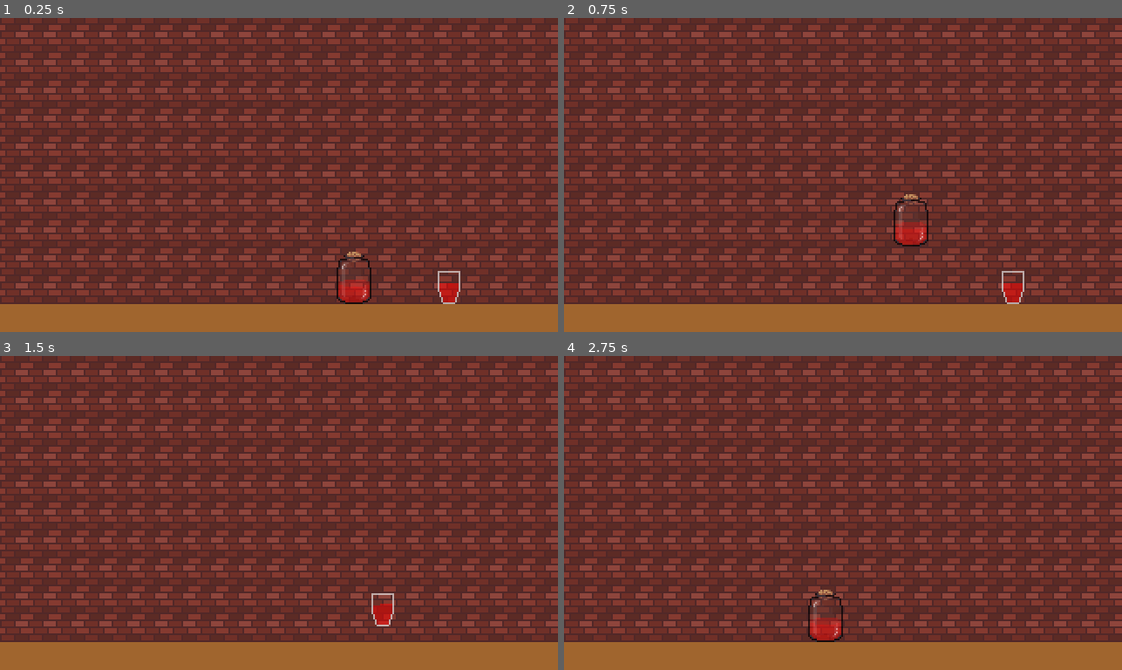
Above: before the commit, frames 1-4 (two rows, left to right).
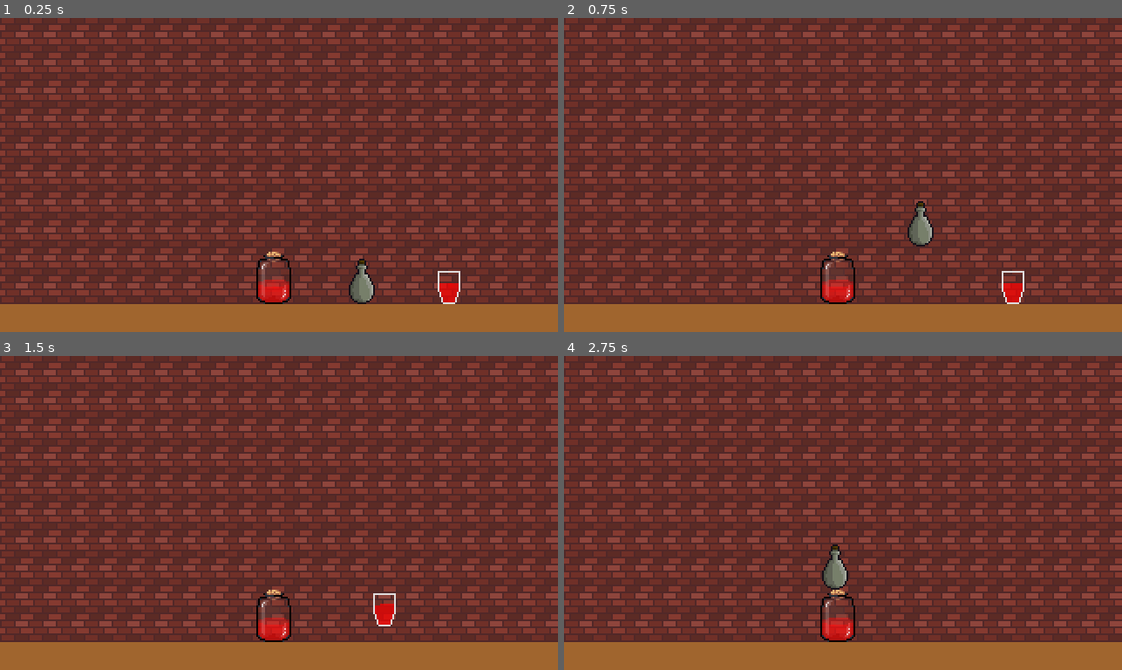
Above: after the commit, the same moments.

Repository: Dowsley/the-witching-hour
Game: Godot game, scene res://src/game.tscn
Two runs of this game, one before a commit and one after it. Both use one fixed random seed, a clock stepped at 60 frames per second and the inputs below.
Inputs (mouse positions are in pixels of both pictures, inside the frame that each line leads up to):
- Up to frame 1 (0.25 s): no input
- Up to frame 2 (0.75 s): tap Enter at 0.5 s; drag from (915, 278) to (898, 105) at 0.52 s
- Up to frame 3 (1.5 s): drag from (451, 626) to (251, 575) at 1.27 s
- Up to frame 4 (2.75 s): move the mouse to (898, 443) at 2.02 s; click (898, 443) at 2.17 s

The runs differ from the first frame. In frame 1, 1.7% of the frame differs, in the area x 45-83%, y 74-92%; in frame 2, 1.7%, in the area x 45-83%, y 56-92%; in frame 3, 0.9%; in frame 4, 1.3%.

Commit message:
Add falling liquid

Diff:
--- a/assets/resources/liquid.tres
+++ b/assets/resources/liquid.tres
@@ -444,6 +444,7 @@
 
 }
 "
+graph_offset = Vector2( -3505.45, -1236.29 )
 mode = 1
 flags/light_only = false
 nodes/fragment/0/position = Vector2( 2680, 200 )
--- a/project.godot
+++ b/project.godot
@@ -12,7 +12,17 @@
 "base": "RigidBody2D",
 "class": "Draggable",
 "language": "GDScript",
-"path": "res://src/types/draggable.gd"
+"path": "res://src/vial/draggable.gd"
+}, {
+"base": "Line2D",
+"class": "LiquidLine",
+"language": "GDScript",
+"path": "res://src/vial/liquid_line.gd"
+}, {
+"base": "Draggable",
+"class": "Vial",
+"language": "GDScript",
+"path": "res://src/vial/vial.gd"
 }, {
 "base": "VisualShaderNodeCustom",
 "class": "VisualShaderNodeCellularNoise2D",
@@ -611,6 +621,8 @@
 } ]
 _global_script_class_icons={
 "Draggable": "",
+"LiquidLine": "",
+"Vial": "",
 "VisualShaderNodeCellularNoise2D": "",
 "VisualShaderNodeCellularNoise2D_2X2": "",
 "VisualShaderNodeCellularNoise3D": "",
@@ -743,6 +755,7 @@
 
 Globals="*res://src/autoload/globals.tscn"
 MouseInputUtil="*res://src/autoload/mouse_input_util.tscn"
+LiquidManager="*res://src/autoload/liquid_manager.gd"
 
 [display]
 
--- /dev/null
+++ b/src/autoload/liquid_manager.gd
@@ -0,0 +1,5 @@
+extends Node2D
+
+
+func add_liquid_line(liquid_line):
+	add_child(liquid_line)
--- a/src/autoload/mouse_input_util.gd
+++ b/src/autoload/mouse_input_util.gd
@@ -17,3 +17,9 @@
 
 static func is_middle_mouse_button_released(event_mouse_button: InputEventMouseButton) -> bool:
 	return not event_mouse_button.pressed and event_mouse_button.button_index == BUTTON_MIDDLE
+
+static func is_wheel_up_mouse_button_pressed(event_mouse_button: InputEventMouseButton) -> bool:
+	return not event_mouse_button.pressed and event_mouse_button.button_index == BUTTON_WHEEL_UP
+
+static func is_wheel_down_mouse_button_pressed(event_mouse_button: InputEventMouseButton) -> bool:
+	return not event_mouse_button.pressed and event_mouse_button.button_index == BUTTON_WHEEL_DOWN
--- a/src/bottle/bottle.gd
+++ /dev/null
@@ -1 +0,0 @@
-extends Draggable
--- a/src/bottle/bottle.tscn
+++ /dev/null
@@ -1,59 +0,0 @@
-[gd_scene load_steps=12 format=2]
-
-[ext_resource path="res://assets/img/fill.png" type="Texture" id=1]
-[ext_resource path="res://assets/img/mask.png" type="Texture" id=2]
-[ext_resource path="res://assets/img/bottle.png" type="Texture" id=3]
-[ext_resource path="res://src/bottle/bottle.gd" type="Script" id=4]
-[ext_resource path="res://src/bottle/pendulum.gd" type="Script" id=5]
-[ext_resource path="res://assets/resources/liquid.tres" type="Shader" id=6]
-[ext_resource path="res://src/bottle/liquid.gd" type="Script" id=7]
-
-[sub_resource type="PhysicsMaterial" id=4]
-
-[sub_resource type="ShaderMaterial" id=1]
-resource_local_to_scene = true
-shader = ExtResource( 6 )
-shader_param/Color = Color( 1, 0, 0, 1 )
-shader_param/SurfaceRotation = null
-shader_param/Fill = 0.6
-shader_param/NoiseScale = 3.0
-shader_param/MinOpacity = 0.7
-shader_param/FillTexture = ExtResource( 1 )
-
-[sub_resource type="RectangleShape2D" id=2]
-extents = Vector2( 9, 15 )
-
-[sub_resource type="RectangleShape2D" id=3]
-extents = Vector2( 10.625, 15.875 )
-
-[node name="Bottle" type="RigidBody2D"]
-physics_material_override = SubResource( 4 )
-script = ExtResource( 4 )
-
-[node name="Sprite" type="Sprite" parent="."]
-texture = ExtResource( 3 )
-
-[node name="Liquid" type="Sprite" parent="Sprite"]
-show_behind_parent = true
-material = SubResource( 1 )
-texture = ExtResource( 2 )
-script = ExtResource( 7 )
-__meta__ = {
-"_editor_description_": ""
-}
-
-[node name="Pendulum" type="Position2D" parent="Sprite/Liquid"]
-visible = false
-script = ExtResource( 5 )
-damping = 0.98
-
-[node name="CollisionShape2D" type="CollisionShape2D" parent="."]
-shape = SubResource( 2 )
-
-[node name="DraggableArea" type="Area2D" parent="."]
-
-[node name="CollisionShape2D" type="CollisionShape2D" parent="DraggableArea"]
-position = Vector2( -0.375, -0.125 )
-shape = SubResource( 3 )
-
-[connection signal="input_event" from="DraggableArea" to="." method="_on_DraggableArea_input_event"]
--- a/src/bottle/liquid.gd
+++ /dev/null
@@ -1,6 +0,0 @@
-extends Sprite
-
-onready var pendulum = $Pendulum
-
-func _physics_process(_delta: float) -> void:
-	material.set_shader_param('SurfaceRotation', - pendulum.angle - global_rotation)
--- a/src/bottle/pendulum.gd
+++ /dev/null
@@ -1,55 +0,0 @@
-extends Position2D
-
-# The length of the pendulum.
-export(float) var length := 30.0
-# Unrealistic gravity to artificially slow down the movement.
-export(float) var gravity := 24.0 # 98
-# Damping factor.
-export(float) var damping = 0.995
-
-# The current position of the pendulum's weight.
-var weight_position : Vector2
-# The current angle.
-var angle : float
-# Used to calculate the angular velocity.
-var previous_global_position
-# Used to calculate the angular velocity.
-var angular_multiplier = 0.0003
-# The current angular velocity.
-var angular_velocity = 0.0
-
-func _ready() -> void:
-	previous_global_position = global_position
-	weight_position = global_position + Vector2(length, 0)
-	angle = Vector2.ZERO.angle_to(weight_position - global_position)
-	angular_velocity = 0.0
-
-func process_velocity(delta : float) -> void:
-	# Add angular velocity based on x-excentricity.
-	add_angular_velocity((previous_global_position.x - global_position.x) * angular_multiplier)
-	# Calculate acceleration (see: http://www.myphysicslab.com/pendulum1.html)
-	var angular_acceleration = ((-gravity * delta) / length) * sin(angle)
-	# Update velocity.
-	angular_velocity += angular_acceleration
-	# Damping.
-	angular_velocity *= damping
-	# Update angle.
-	angle += angular_velocity
-
-	# Calculate the new position of the weight.
-	var global_angle = angle + global_rotation
-	weight_position = global_position + Vector2(length * sin(global_angle), length * cos(global_angle))
-
-	# Store previous global position to add angular velocity in the next frame.
-	previous_global_position = global_position
-
-func add_angular_velocity(force:float) -> void:
-	angular_velocity += force
-
-func _physics_process(delta) -> void:
-	process_velocity(delta)
-	update() # For the draw.
-
-func _draw() -> void:
-	draw_line(Vector2.ZERO, weight_position - global_position, Color.black, 1.0, false)
-	draw_circle(weight_position - global_position, 2.0, Color.red)
--- a/src/game.tscn
+++ b/src/game.tscn
@@ -1,22 +1,16 @@
-[gd_scene load_steps=13 format=2]
+[gd_scene load_steps=16 format=2]
 
-[ext_resource path="res://src/bottle/bottle.tscn" type="PackedScene" id=1]
+[ext_resource path="res://src/vial/vial.tscn" type="PackedScene" id=1]
 [ext_resource path="res://assets/img/bricks_16b.png" type="Texture" id=2]
 [ext_resource path="res://assets/img/flat_cup.png" type="Texture" id=3]
 [ext_resource path="res://assets/img/flat_cup_mask.png" type="Texture" id=4]
 [ext_resource path="res://assets/resources/liquid.tres" type="Shader" id=5]
-[ext_resource path="res://assets/img/fill.png" type="Texture" id=6]
 [ext_resource path="res://assets/img/fill_flat.png" type="Texture" id=7]
+[ext_resource path="res://assets/img/gin_bottle.png" type="Texture" id=8]
+[ext_resource path="res://assets/img/gin_mask.png" type="Texture" id=9]
 
-[sub_resource type="ShaderMaterial" id=4]
-resource_local_to_scene = true
-shader = ExtResource( 5 )
-shader_param/Color = Color( 1, 0, 0, 1 )
-shader_param/SurfaceRotation = null
-shader_param/Fill = 0.6
-shader_param/NoiseScale = 3.0
-shader_param/MinOpacity = 0.7
-shader_param/FillTexture = ExtResource( 6 )
+[sub_resource type="RectangleShape2D" id=1]
+extents = Vector2( 160, 8 )
 
 [sub_resource type="ShaderMaterial" id=5]
 resource_local_to_scene = true
@@ -34,8 +28,21 @@
 [sub_resource type="RectangleShape2D" id=3]
 extents = Vector2( 7.3125, 10.5 )
 
-[sub_resource type="RectangleShape2D" id=1]
-extents = Vector2( 160, 8 )
+[sub_resource type="ShaderMaterial" id=6]
+resource_local_to_scene = true
+shader = ExtResource( 5 )
+shader_param/Color = Color( 1, 0, 0, 1 )
+shader_param/SurfaceRotation = null
+shader_param/Fill = 0.6
+shader_param/NoiseScale = 3.0
+shader_param/MinOpacity = 0.7
+shader_param/FillTexture = ExtResource( 7 )
+
+[sub_resource type="RectangleShape2D" id=7]
+extents = Vector2( 7.5, 13 )
+
+[sub_resource type="RectangleShape2D" id=8]
+extents = Vector2( 8, 14 )
 
 [node name="Game" type="Node2D"]
 
@@ -45,30 +52,6 @@
 texture = ExtResource( 2 )
 region_enabled = true
 region_rect = Rect2( 0, 0, 320, 180 )
-
-[node name="Bottle" parent="BrickBG" instance=ExtResource( 1 )]
-position = Vector2( 43, 59 )
-
-[node name="Liquid" parent="BrickBG/Bottle/Sprite" index="0"]
-material = SubResource( 4 )
-
-[node name="Cup" parent="BrickBG" instance=ExtResource( 1 )]
-position = Vector2( 98, 58 )
-
-[node name="Sprite" parent="BrickBG/Cup" index="0"]
-texture = ExtResource( 3 )
-
-[node name="Liquid" parent="BrickBG/Cup/Sprite" index="0"]
-material = SubResource( 5 )
-texture = ExtResource( 4 )
-
-[node name="CollisionShape2D" parent="BrickBG/Cup" index="1"]
-position = Vector2( -0.5, 6.5 )
-shape = SubResource( 2 )
-
-[node name="CollisionShape2D" parent="BrickBG/Cup/DraggableArea" index="0"]
-position = Vector2( -0.3125, 6.5 )
-shape = SubResource( 3 )
 
 [node name="StaticBody2D" type="StaticBody2D" parent="."]
 position = Vector2( 0, 164 )
@@ -82,5 +65,47 @@
 position = Vector2( 160, 8 )
 shape = SubResource( 1 )
 
-[editable path="BrickBG/Bottle"]
-[editable path="BrickBG/Cup"]
+[node name="Cup" parent="." instance=ExtResource( 1 )]
+position = Vector2( 258, 148 )
+
+[node name="LiquidSpillPos" parent="Cup" index="0"]
+position = Vector2( 0, -4 )
+
+[node name="Sprite" parent="Cup" index="1"]
+texture = ExtResource( 3 )
+
+[node name="Liquid" parent="Cup/Sprite" index="0"]
+material = SubResource( 5 )
+texture = ExtResource( 4 )
+
+[node name="CollisionShape2D" parent="Cup" index="2"]
+position = Vector2( -0.5, 6.5 )
+shape = SubResource( 2 )
+
+[node name="CollisionShape2D" parent="Cup/DraggableArea" index="0"]
+position = Vector2( -0.3125, 6.5 )
+shape = SubResource( 3 )
+
+[node name="GinBottle" parent="." instance=ExtResource( 1 )]
+position = Vector2( 207, 151 )
+
+[node name="Sprite" parent="GinBottle" index="1"]
+texture = ExtResource( 8 )
+
+[node name="Liquid" parent="GinBottle/Sprite" index="0"]
+material = SubResource( 6 )
+texture = ExtResource( 9 )
+
+[node name="CollisionShape2D" parent="GinBottle" index="2"]
+position = Vector2( 0.5, 0 )
+shape = SubResource( 7 )
+
+[node name="CollisionShape2D" parent="GinBottle/DraggableArea" index="0"]
+visible = false
+shape = SubResource( 8 )
+
+[node name="Vial" parent="." instance=ExtResource( 1 )]
+position = Vector2( 157, 149 )
+
+[editable path="Cup"]
+[editable path="GinBottle"]
--- /dev/null
+++ b/src/test.gd
@@ -0,0 +1,44 @@
+extends Line2D
+
+var max_points = 100
+var line_width = 2
+var line_color = Color(0, 0, 1)
+var line_interval = 0.05
+var time_since_last_point = 0
+
+func _ready():
+	width = line_width
+	default_color = line_color
+	set_process(true)
+
+func _process(delta):
+	var mouse_position = get_viewport().get_mouse_position()
+	time_since_last_point += delta
+
+	if time_since_last_point >= line_interval:
+		_add_point(mouse_position)
+		time_since_last_point = 0
+
+	_update_points(delta)
+	_remove_invisible_points()
+
+func _add_point(position):
+	add_point(position)
+	if get_point_count() > max_points:
+		remove_point(0)
+
+func _update_points(delta):
+	for i in range(get_point_count()):
+		var point = get_point_position(i)
+		point.y += 200 * delta
+		set_point_position(i, point)
+
+func _remove_invisible_points():
+	var visible_points = []
+	for i in range(get_point_count()):
+		if get_point_position(i).y < get_viewport().get_size().y:
+			visible_points.append(get_point_position(i))
+
+	clear_points()
+	for point in visible_points:
+		add_point(point)
--- /dev/null
+++ b/src/test.tscn
@@ -0,0 +1,6 @@
+[gd_scene load_steps=2 format=2]
+
+[ext_resource path="res://src/test.gd" type="Script" id=1]
+
+[node name="Line2D" type="Line2D"]
+script = ExtResource( 1 )
--- a/src/types/draggable.gd
+++ /dev/null
@@ -1,61 +0,0 @@
-extends RigidBody2D
-class_name Draggable
-
-var is_dragging := false
-var previous_mouse_position := Vector2.ZERO
-var velocity := Vector2.ZERO
-
-
-func _ready() -> void:
-	angular_damp = INF
-	gravity_scale = Globals.gravity_scale
-	linear_damp = Globals.air_resistance
-
-
-func _input(event: InputEvent) -> void:
-	if not is_dragging:
-		return
-
-	if event is InputEventMouseButton:
-		if MouseInputUtil.is_left_mouse_button_released(event):
-			release_drag(event)
-	elif event is InputEventMouseMotion and is_dragging:
-		drag_object(event)
-
-
-# This stops the object from rotating
-func _integrate_forces(state: Physics2DDirectBodyState) -> void:
-	state.angular_velocity = 0
-	var new_transform = Transform2D(0, state.transform.origin)
-	state.transform = new_transform
-
-
-func release_drag(mouse_button_event: InputEventMouseButton) -> void:
-	previous_mouse_position = Vector2.ZERO
-	is_dragging = false
-	mode = MODE_RIGID
-
-	var local_impulse_point = to_local(mouse_button_event.position).limit_length(5)
-	var is_upside_down = abs(sin(rotation)) > 0.707 # sin(45°) to check for upside down
-	if is_upside_down:
-		local_impulse_point.x = -local_impulse_point.x
-
-	var impulse = velocity * 20
-	apply_impulse(local_impulse_point, impulse.limit_length(1000))
-
-
-func drag_object(mouse_motion_event: InputEventMouseMotion) -> void:
-	var previous_position = position
-	position += mouse_motion_event.position - previous_mouse_position
-	velocity = position - previous_position
-	previous_mouse_position = mouse_motion_event.position
-
-
-func _on_DraggableArea_input_event(viewport: Viewport, event: InputEvent, shape_idx: int) -> void:
-	if event is InputEventMouseButton:
-		if MouseInputUtil.is_left_mouse_button_pressed(event):
-			get_viewport().set_input_as_handled()
-			previous_mouse_position = event.position
-			is_dragging = true
-			mode = MODE_STATIC
-			#rotation_degrees = 0
--- /dev/null
+++ b/src/vial/draggable.gd
@@ -0,0 +1,68 @@
+extends RigidBody2D
+class_name Draggable
+
+var is_dragging := false
+var previous_mouse_position := Vector2.ZERO
+var velocity := Vector2.ZERO
+
+
+func _ready() -> void:
+	angular_damp = INF
+	gravity_scale = Globals.gravity_scale
+	linear_damp = Globals.air_resistance
+
+
+func _input(event: InputEvent) -> void:
+	if not is_dragging:
+		return
+
+	if event is InputEventMouseButton:
+		if MouseInputUtil.is_left_mouse_button_released(event):
+			release_drag(event)
+		if (MouseInputUtil.is_wheel_up_mouse_button_pressed(event)):
+			rotation_degrees += 3
+		elif (MouseInputUtil.is_wheel_down_mouse_button_pressed(event)):
+			rotation_degrees -= 3
+
+	elif event is InputEventMouseMotion and is_dragging:
+		drag_object(event)
+
+
+
+# This stops the object from rotating
+func _integrate_forces(state: Physics2DDirectBodyState) -> void:
+	state.angular_velocity = 0
+	var new_transform = Transform2D(0, state.transform.origin)
+	state.transform = new_transform
+
+
+func release_drag(mouse_button_event: InputEventMouseButton) -> void:
+	previous_mouse_position = Vector2.ZERO
+	is_dragging = false
+	mode = MODE_RIGID
+	rotation_degrees = 0
+
+	var local_impulse_point = to_local(mouse_button_event.position).limit_length(5)
+	var is_upside_down = abs(sin(rotation)) > 0.707 # sin(45°) to check for upside down
+	if is_upside_down:
+		local_impulse_point.x = -local_impulse_point.x
+
+	var impulse = velocity * 20
+	apply_impulse(local_impulse_point, impulse.limit_length(1000))
+
+
+
+func drag_object(mouse_motion_event: InputEventMouseMotion) -> void:
+	var previous_position = position
+	position += mouse_motion_event.position - previous_mouse_position
+	velocity = position - previous_position
+	previous_mouse_position = mouse_motion_event.position
+
+
+func _on_DraggableArea_input_event(_viewport: Viewport, event: InputEvent, _shape_idx: int) -> void:
+	if event is InputEventMouseButton:
+		if MouseInputUtil.is_left_mouse_button_pressed(event):
+			get_viewport().set_input_as_handled()
+			previous_mouse_position = event.position
+			is_dragging = true
+			mode = MODE_STATIC
--- /dev/null
+++ b/src/vial/liquid.gd
@@ -0,0 +1,6 @@
+extends Sprite
+
+onready var pendulum := $Pendulum
+
+func _physics_process(_delta: float) -> void:
+	material.set_shader_param('SurfaceRotation', - pendulum.angle - global_rotation)
--- /dev/null
+++ b/src/vial/liquid_line.gd
@@ -0,0 +1,56 @@
+extends Line2D
+
+class_name LiquidLine
+
+
+export var max_points := 100
+export var line_interval := 0.01
+export var gravity := 1000
+
+var time_since_last_point := 0.0
+var collision_shapes := []
+
+
+func _process(delta: float) -> void:
+	time_since_last_point += delta
+	if time_since_last_point >= line_interval:
+		_update_points(delta)
+		time_since_last_point = 0
+	_remove_invisible_points()
+
+	if points.size() == 0:
+		queue_free()
+
+
+func _add_point(position: Vector2) -> void:
+	add_point(position)
+	if get_point_count() > max_points:
+		remove_point(0)
+
+
+func _update_points(delta: float) -> void:
+	for i in range(get_point_count()):
+		var point = get_point_position(i)
+		point.y += gravity * delta
+		set_point_position(i, point)
+
+
+func _remove_invisible_points() -> void:
+	var visible_points = []
+	for i in range(get_point_count()):
+		var point = get_point_position(i)
+		var global_point = to_global(point)
+		if point.y < get_viewport().get_size().y and !_collides_with_world(global_point):
+			visible_points.append(point)
+		elif _collides_with_world(global_point):
+			return
+
+	clear_points()
+	for point in visible_points:
+		add_point(point)
+
+
+func _collides_with_world(global_point: Vector2) -> bool:
+	var space_state = get_world_2d().direct_space_state
+	var result = space_state.intersect_point(global_point, 1, [], 2147483647, true, true)
+	return result.size() > 0
--- /dev/null
+++ b/src/vial/liquid_line.tscn
@@ -0,0 +1,9 @@
+[gd_scene load_steps=2 format=2]
+
+[ext_resource path="res://src/vial/liquid_line.gd" type="Script" id=1]
+
+[node name="LiquidLine" type="Line2D"]
+width = 2.0
+default_color = Color( 1, 0, 0, 1 )
+script = ExtResource( 1 )
+gravity = 500
--- /dev/null
+++ b/src/vial/pendulum.gd
@@ -0,0 +1,55 @@
+extends Position2D
+
+# The length of the pendulum.
+export(float) var length := 30.0
+# Unrealistic gravity to artificially slow down the movement.
+export(float) var gravity := 24.0 # 98
+# Damping factor.
+export(float) var damping := 0.995
+
+# The current position of the pendulum's weight.
+var weight_position : Vector2
+# The current angle.
+var angle : float
+# Used to calculate the angular velocity.
+var previous_global_position
+# Used to calculate the angular velocity.
+var angular_multiplier = 0.0003
+# The current angular velocity.
+var angular_velocity = 0.0
+
+func _ready() -> void:
+	previous_global_position = global_position
+	weight_position = global_position + Vector2(length, 0)
+	angle = Vector2.ZERO.angle_to(weight_position - global_position)
+	angular_velocity = 0.0
+
+func process_velocity(delta : float) -> void:
+	# Add angular velocity based on x-excentricity.
+	add_angular_velocity((previous_global_position.x - global_position.x) * angular_multiplier)
+	# Calculate acceleration (see: http://www.myphysicslab.com/pendulum1.html)
+	var angular_acceleration = ((-gravity * delta) / length) * sin(angle)
+	# Update velocity.
+	angular_velocity += angular_acceleration
+	# Damping.
+	angular_velocity *= damping
+	# Update angle.
+	angle += angular_velocity
+
+	# Calculate the new position of the weight.
+	var global_angle = angle + global_rotation
+	weight_position = global_position + Vector2(length * sin(global_angle), length * cos(global_angle))
+
+	# Store previous global position to add angular velocity in the next frame.
+	previous_global_position = global_position
+
+func add_angular_velocity(force:float) -> void:
+	angular_velocity += force
+
+func _physics_process(delta) -> void:
+	process_velocity(delta)
+	update() # For the draw.
+
+func _draw() -> void:
+	draw_line(Vector2.ZERO, weight_position - global_position, Color.black, 1.0, false)
+	draw_circle(weight_position - global_position, 2.0, Color.red)
--- /dev/null
+++ b/src/vial/vial.gd
@@ -0,0 +1,22 @@
+extends Draggable
+class_name Vial
+
+
+const spill_threshold := 45.0
+onready var liquid_spill_pos: Vector2 = $LiquidSpillPos.position
+
+var is_pouring := false
+var liquid_line: LiquidLine = null
+
+
+func _process(_delta: float) -> void:
+	is_pouring = abs(rotation_degrees) > spill_threshold
+
+	if is_pouring:
+		if liquid_line == null:
+			liquid_line = preload("res://src/vial/liquid_line.tscn").instance()
+			LiquidManager.add_liquid_line(liquid_line)
+		var global_spill_pos = global_transform.xform(liquid_spill_pos)
+		liquid_line._add_point(global_spill_pos)
+	else:
+		liquid_line = null
--- /dev/null
+++ b/src/vial/vial.tscn
@@ -0,0 +1,61 @@
+[gd_scene load_steps=12 format=2]
+
+[ext_resource path="res://assets/img/fill.png" type="Texture" id=1]
+[ext_resource path="res://assets/img/mask.png" type="Texture" id=2]
+[ext_resource path="res://assets/img/bottle.png" type="Texture" id=3]
+[ext_resource path="res://src/vial/vial.gd" type="Script" id=4]
+[ext_resource path="res://src/vial/pendulum.gd" type="Script" id=5]
+[ext_resource path="res://assets/resources/liquid.tres" type="Shader" id=6]
+[ext_resource path="res://src/vial/liquid.gd" type="Script" id=7]
+
+[sub_resource type="PhysicsMaterial" id=4]
+
+[sub_resource type="ShaderMaterial" id=1]
+resource_local_to_scene = true
+shader = ExtResource( 6 )
+shader_param/Color = Color( 1, 0, 0, 1 )
+shader_param/SurfaceRotation = null
+shader_param/Fill = 0.6
+shader_param/NoiseScale = 3.0
+shader_param/MinOpacity = 0.7
+shader_param/FillTexture = ExtResource( 1 )
+
+[sub_resource type="RectangleShape2D" id=2]
+extents = Vector2( 9, 15 )
+
+[sub_resource type="RectangleShape2D" id=3]
+extents = Vector2( 10, 16 )
+
+[node name="Vial" type="RigidBody2D"]
+physics_material_override = SubResource( 4 )
+script = ExtResource( 4 )
+
+[node name="LiquidSpillPos" type="Position2D" parent="."]
+position = Vector2( 0, -15 )
+
+[node name="Sprite" type="Sprite" parent="."]
+texture = ExtResource( 3 )
+
+[node name="Liquid" type="Sprite" parent="Sprite"]
+show_behind_parent = true
+material = SubResource( 1 )
+texture = ExtResource( 2 )
+script = ExtResource( 7 )
+__meta__ = {
+"_editor_description_": ""
+}
+
+[node name="Pendulum" type="Position2D" parent="Sprite/Liquid"]
+visible = false
+script = ExtResource( 5 )
+damping = 0.98
+
+[node name="CollisionShape2D" type="CollisionShape2D" parent="."]
+shape = SubResource( 2 )
+
+[node name="DraggableArea" type="Area2D" parent="."]
+
+[node name="CollisionShape2D" type="CollisionShape2D" parent="DraggableArea"]
+shape = SubResource( 3 )
+
+[connection signal="input_event" from="DraggableArea" to="." method="_on_DraggableArea_input_event"]
Binary file added: assets/img/gin_bottle.png
Not shown, added: assets/img/gin_bottle.png.import
Binary file added: assets/img/gin_mask.png
Not shown, added: assets/img/gin_mask.png.import
Binary file added: assets/img/potions/Singles/01_Glass_Pane.png
Not shown, added: assets/img/potions/Singles/01_Glass_Pane.png.import
Binary file added: assets/img/potions/Singles/02_Glass_Bottle_A.png
Not shown, added: assets/img/potions/Singles/02_Glass_Bottle_A.png.import
Binary file added: assets/img/potions/Singles/03_Glass_Bottle_B.png
Not shown, added: assets/img/potions/Singles/03_Glass_Bottle_B.png.import
Binary file added: assets/img/potions/Singles/04_Glass_Bottle_C.png
Not shown, added: assets/img/potions/Singles/04_Glass_Bottle_C.png.import
(and 1156 more such lines)
